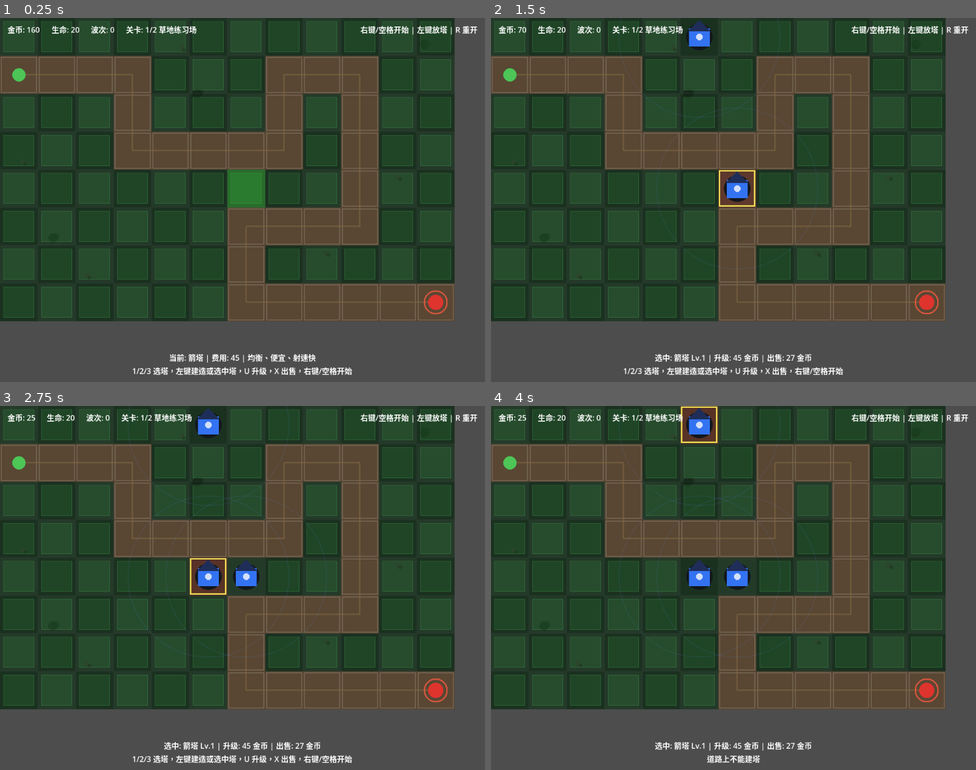
Above: before the commit, frames 1-4 (two rows, left to right).
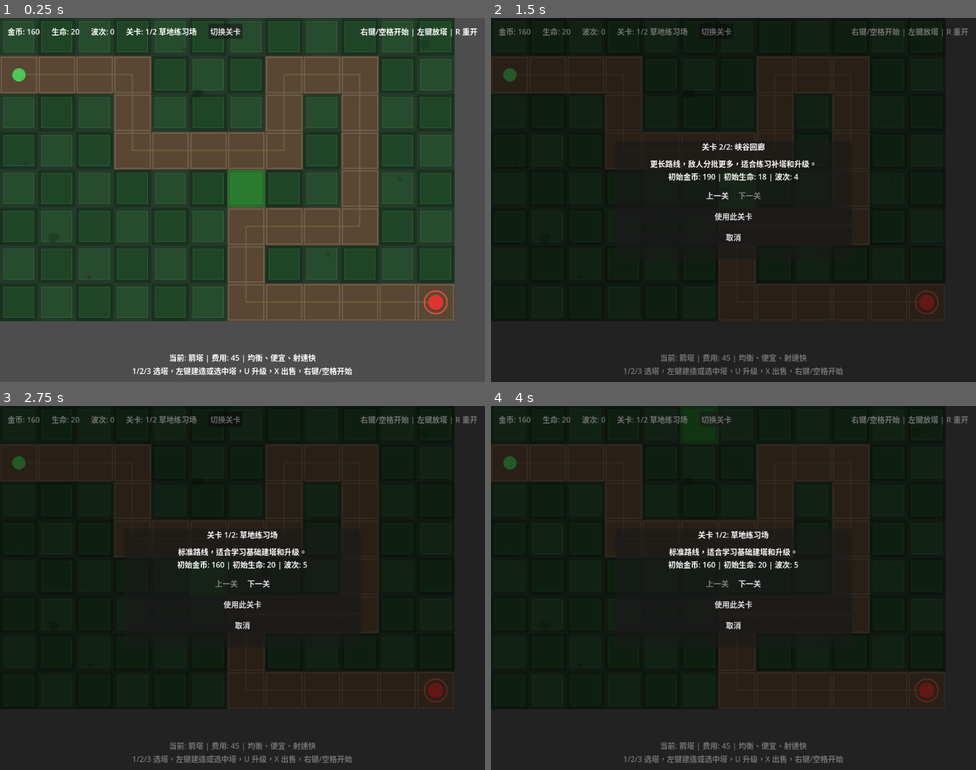
Above: after the commit, the same moments.

Repository: liang04/TowerDefense
Game: Godot game, scene res://scenes/main.tscn
The game is run twice, just before and just after one commit, with the same random seed, the same clock (stepped at 60 frames per second) and the same inputs.
Inputs (mouse positions are in pixels of both pictures, inside the frame that each line leads up to):
- Up to frame 1 (0.25 s): no input
- Up to frame 2 (1.5 s): click (714, 32) at 0.5 s, where only the run after the commit has a clickable "切换关卡"; click (748, 196) at 1.25 s, where only the run after the commit has a clickable "下一关"
- Up to frame 3 (2.75 s): click (227, 584) at 2 s, where only the run after the commit has a clickable "上一关"
- Up to frame 4 (4 s): click (733, 602) at 2.75 s, where only the run after the commit has a clickable "使用此关卡"; click (714, 420) at 3.5 s, where only the run after the commit has a clickable "切换关卡"

The runs differ from the first frame. In frame 1, 1.1% of the frame differs, in the area x 1-99%, y 1-6%; in frame 2, 99%, in the area x 0-100%, y 0-100%; in frame 3, 99%; in frame 4, 99%.

Commit message:
Add level selection panel

Diff:
--- a/scenes/main.tscn
+++ b/scenes/main.tscn
@@ -70,6 +70,10 @@
 layout_mode = 2
 text = "关卡: 1/2 草地练习场"
 
+[node name="LevelSelectButton" type="Button" parent="HUD/MarginContainer/VBoxContainer/TopBar"]
+layout_mode = 2
+text = "切换关卡"
+
 [node name="Spacer" type="Control" parent="HUD/MarginContainer/VBoxContainer/TopBar"]
 layout_mode = 2
 size_flags_horizontal = 3
@@ -172,6 +176,56 @@
 layout_mode = 2
 text = "重新开始"
 
+[node name="LevelSelectPanel" type="PanelContainer" parent="HUD/Overlay"]
+visible = false
+layout_mode = 1
+anchors_preset = 8
+anchor_left = 0.5
+anchor_top = 0.5
+anchor_right = 0.5
+anchor_bottom = 0.5
+offset_left = -250.0
+offset_top = -125.0
+offset_right = 250.0
+offset_bottom = 125.0
+grow_horizontal = 2
+grow_vertical = 2
+
+[node name="LevelSelectBox" type="VBoxContainer" parent="HUD/Overlay/LevelSelectPanel"]
+layout_mode = 2
+theme_override_constants/separation = 12
+
+[node name="LevelSelectTitle" type="Label" parent="HUD/Overlay/LevelSelectPanel/LevelSelectBox"]
+layout_mode = 2
+text = "关卡 1/2: 草地练习场"
+horizontal_alignment = 1
+
+[node name="LevelSelectDescription" type="Label" parent="HUD/Overlay/LevelSelectPanel/LevelSelectBox"]
+layout_mode = 2
+text = "标准路线，适合学习基础建塔和升级。"
+horizontal_alignment = 1
+
+[node name="LevelSelectControls" type="HBoxContainer" parent="HUD/Overlay/LevelSelectPanel/LevelSelectBox"]
+layout_mode = 2
+theme_override_constants/separation = 12
+alignment = 1
+
+[node name="PrevLevelButton" type="Button" parent="HUD/Overlay/LevelSelectPanel/LevelSelectBox/LevelSelectControls"]
+layout_mode = 2
+text = "上一关"
+
+[node name="NextSelectLevelButton" type="Button" parent="HUD/Overlay/LevelSelectPanel/LevelSelectBox/LevelSelectControls"]
+layout_mode = 2
+text = "下一关"
+
+[node name="ConfirmLevelButton" type="Button" parent="HUD/Overlay/LevelSelectPanel/LevelSelectBox"]
+layout_mode = 2
+text = "使用此关卡"
+
+[node name="CancelLevelButton" type="Button" parent="HUD/Overlay/LevelSelectPanel/LevelSelectBox"]
+layout_mode = 2
+text = "取消"
+
 [node name="ResultPanel" type="PanelContainer" parent="HUD/Overlay"]
 visible = false
 layout_mode = 1
--- a/scripts/game_manager.gd
+++ b/scripts/game_manager.gd
@@ -257,6 +257,13 @@
 	reset_game()
 	return true
 
+func set_level(level_index: int) -> bool:
+	if level_index < 0 or level_index >= levels.size():
+		return false
+	current_level_index = level_index
+	reset_game()
+	return true
+
 func get_current_level() -> Dictionary:
 	if levels.is_empty():
 		return {}
--- a/scripts/hud.gd
+++ b/scripts/hud.gd
@@ -18,14 +18,24 @@
 @onready var overlay: Control = $Overlay
 @onready var start_panel: PanelContainer = $Overlay/StartPanel
 @onready var pause_panel: PanelContainer = $Overlay/PausePanel
+@onready var level_select_panel: PanelContainer = $Overlay/LevelSelectPanel
 @onready var result_panel: PanelContainer = $Overlay/ResultPanel
 @onready var result_title: Label = $Overlay/ResultPanel/ResultBox/ResultTitle
 @onready var result_stats: Label = $Overlay/ResultPanel/ResultBox/ResultStats
 @onready var start_button: Button = $Overlay/StartPanel/StartBox/StartButton
+@onready var level_select_button: Button = $MarginContainer/VBoxContainer/TopBar/LevelSelectButton
 @onready var resume_button: Button = $Overlay/PausePanel/PauseBox/ResumeButton
 @onready var restart_pause_button: Button = $Overlay/PausePanel/PauseBox/RestartPauseButton
+@onready var prev_level_button: Button = $Overlay/LevelSelectPanel/LevelSelectBox/LevelSelectControls/PrevLevelButton
+@onready var next_select_level_button: Button = $Overlay/LevelSelectPanel/LevelSelectBox/LevelSelectControls/NextSelectLevelButton
+@onready var confirm_level_button: Button = $Overlay/LevelSelectPanel/LevelSelectBox/ConfirmLevelButton
+@onready var cancel_level_button: Button = $Overlay/LevelSelectPanel/LevelSelectBox/CancelLevelButton
+@onready var level_select_title: Label = $Overlay/LevelSelectPanel/LevelSelectBox/LevelSelectTitle
+@onready var level_select_description: Label = $Overlay/LevelSelectPanel/LevelSelectBox/LevelSelectDescription
 @onready var next_level_button: Button = $Overlay/ResultPanel/ResultBox/NextLevelButton
 @onready var restart_result_button: Button = $Overlay/ResultPanel/ResultBox/RestartResultButton
+
+var _pending_level_index: int = 0
 
 ## ---- 生命周期 ----
 func _ready() -> void:
@@ -44,8 +54,13 @@
 	GameManager.level_changed.connect(_on_level_changed)
 
 	start_button.pressed.connect(_on_start_pressed)
+	level_select_button.pressed.connect(_on_level_select_pressed)
 	resume_button.pressed.connect(_on_resume_pressed)
 	restart_pause_button.pressed.connect(_on_restart_pressed)
+	prev_level_button.pressed.connect(_on_prev_level_pressed)
+	next_select_level_button.pressed.connect(_on_next_select_level_pressed)
+	confirm_level_button.pressed.connect(_on_confirm_level_pressed)
+	cancel_level_button.pressed.connect(_on_cancel_level_pressed)
 	next_level_button.pressed.connect(_on_next_level_pressed)
 	restart_result_button.pressed.connect(_on_restart_pressed)
 
@@ -55,7 +70,11 @@
 
 func _make_gameplay_hud_click_through(node: Node) -> void:
 	if node is Control:
-		(node as Control).mouse_filter = Control.MOUSE_FILTER_IGNORE
+		var control := node as Control
+		if control is BaseButton:
+			control.mouse_filter = Control.MOUSE_FILTER_STOP
+		else:
+			control.mouse_filter = Control.MOUSE_FILTER_IGNORE
 	for child in node.get_children():
 		_make_gameplay_hud_click_through(child)
 
@@ -147,18 +166,21 @@
 	overlay.visible = true
 	start_panel.visible = true
 	pause_panel.visible = false
+	level_select_panel.visible = false
 	result_panel.visible = false
 
 func hide_overlay() -> void:
 	overlay.visible = false
 	start_panel.visible = false
 	pause_panel.visible = false
+	level_select_panel.visible = false
 	result_panel.visible = false
 
 func show_pause_screen() -> void:
 	overlay.visible = true
 	start_panel.visible = false
 	pause_panel.visible = true
+	level_select_panel.visible = false
 	result_panel.visible = false
 
 func hide_pause_screen() -> void:
@@ -169,6 +191,7 @@
 	overlay.visible = true
 	start_panel.visible = false
 	pause_panel.visible = false
+	level_select_panel.visible = false
 	result_panel.visible = true
 	result_title.text = "胜利" if won else "失败"
 	next_level_button.visible = won and GameManager.has_next_level()
@@ -185,6 +208,15 @@
 	hide_overlay()
 	get_parent().call("_start_game")
 
+func _on_level_select_pressed() -> void:
+	_pending_level_index = GameManager.current_level_index
+	_update_level_select_text()
+	overlay.visible = true
+	start_panel.visible = false
+	pause_panel.visible = false
+	level_select_panel.visible = true
+	result_panel.visible = false
+
 func _on_resume_pressed() -> void:
 	get_tree().paused = false
 	hide_overlay()
@@ -197,3 +229,41 @@
 	get_tree().paused = false
 	if GameManager.advance_to_next_level():
 		get_parent().call("_reload_scene_for_level")
+
+func _on_prev_level_pressed() -> void:
+	_pending_level_index = max(_pending_level_index - 1, 0)
+	_update_level_select_text()
+
+func _on_next_select_level_pressed() -> void:
+	_pending_level_index = min(_pending_level_index + 1, GameManager.get_level_count() - 1)
+	_update_level_select_text()
+
+func _on_confirm_level_pressed() -> void:
+	get_tree().paused = false
+	if GameManager.set_level(_pending_level_index):
+		get_parent().call("_reload_scene_for_level")
+
+func _on_cancel_level_pressed() -> void:
+	hide_overlay()
+
+func _update_level_select_text() -> void:
+	var levels: Array = GameManager.levels
+	if levels.is_empty():
+		level_select_title.text = "没有关卡"
+		level_select_description.text = ""
+		return
+
+	var level: Dictionary = levels[_pending_level_index]
+	level_select_title.text = "关卡 %d/%d: %s" % [
+		_pending_level_index + 1,
+		GameManager.get_level_count(),
+		String(level.get("name", "未命名关卡")),
+	]
+	level_select_description.text = "%s\n初始金币: %d | 初始生命: %d | 波次: %d" % [
+		String(level.get("description", "")),
+		int(level.get("starting_gold", 0)),
+		int(level.get("starting_lives", 0)),
+		(level.get("waves", []) as Array).size(),
+	]
+	prev_level_button.disabled = _pending_level_index <= 0
+	next_select_level_button.disabled = _pending_level_index >= GameManager.get_level_count() - 1
--- a/scripts/main.gd
+++ b/scripts/main.gd
@@ -164,8 +164,17 @@
 	get_tree().reload_current_scene()
 
 func _reload_scene_for_level() -> void:
-	get_tree().paused = false
-	get_tree().reload_current_scene()
+	var tree := get_tree()
+	tree.paused = false
+	if tree.current_scene:
+		tree.reload_current_scene()
+		return
+
+	_game_started = false
+	_selected_tower = null
+	_selected_cell = Vector2i(-1, -1)
+	hud.call("hide_overlay")
+	queue_redraw()
 
 func _toggle_pause() -> void:
 	if GameManager.is_game_over or not _game_started:
Not shown, changed: docs/game_design.md
